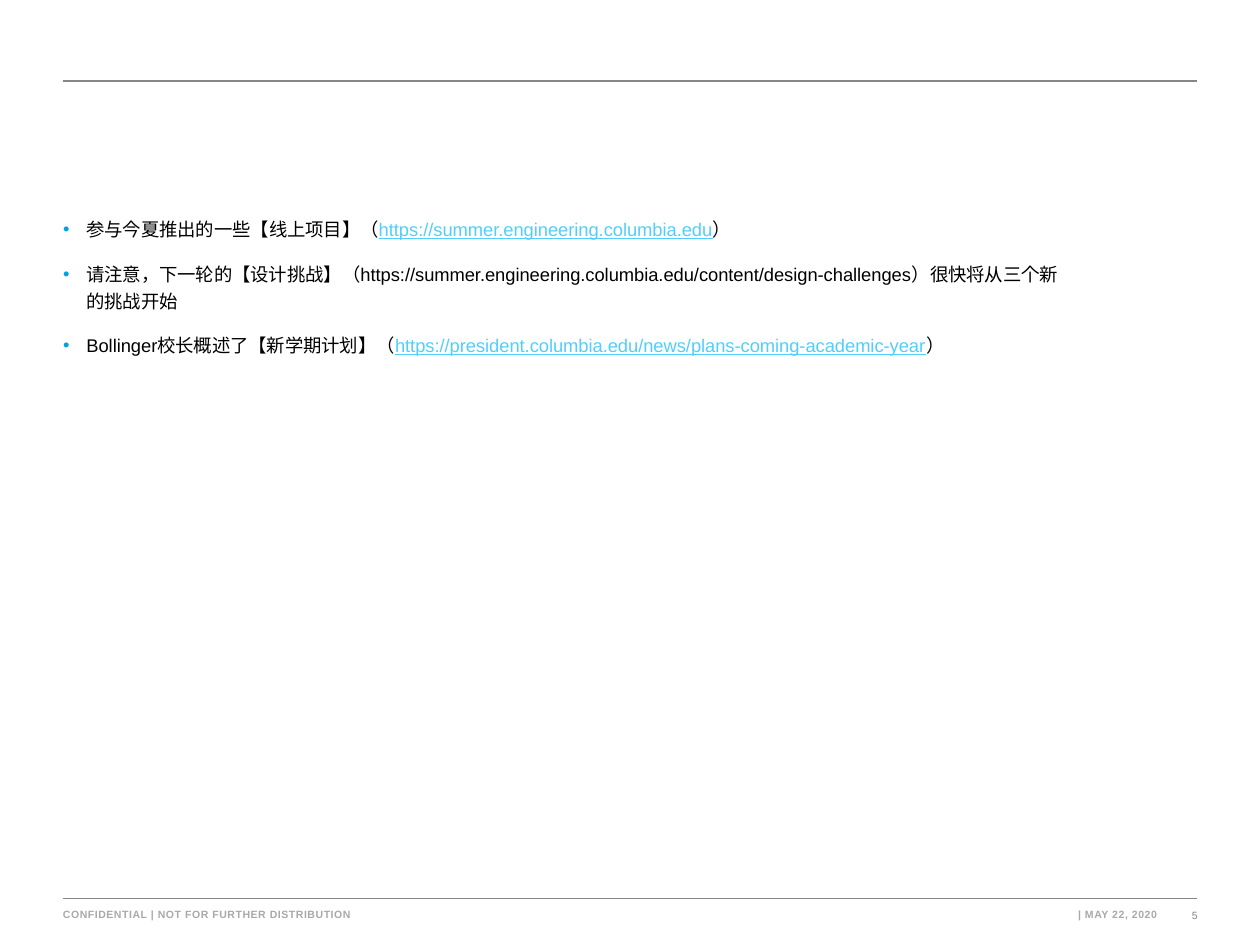
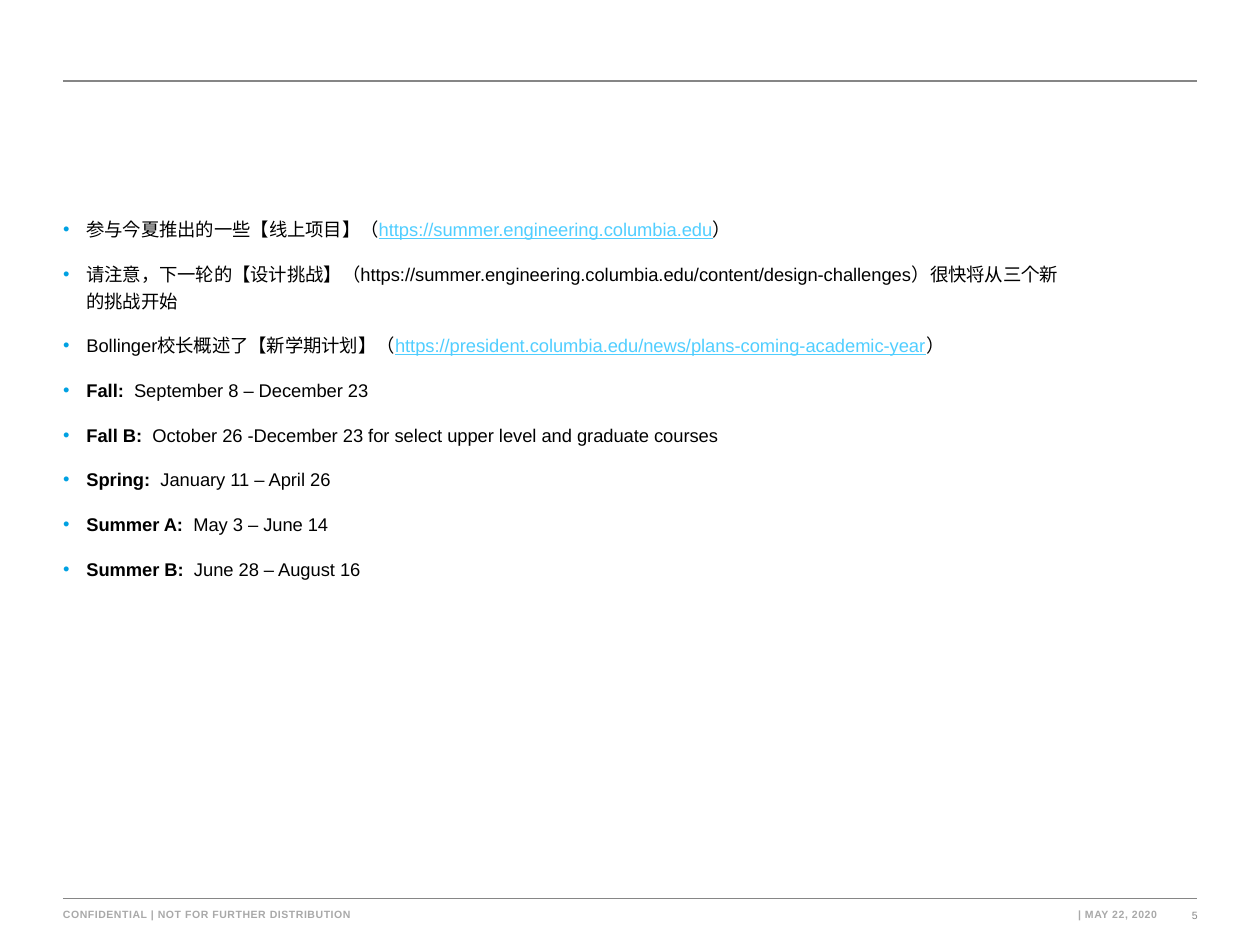
Before and after one commit to type-null/earthInsights, a slide deck: slide 5 of logCenter/mails.pptx. Drawn at 1260x945 pixels with LibreOffice and Linux fonts; fonts in the diff are those of the drawing; background and template pictures are left out. Boxes give left, top, right and bottom in pixels: in the first picture for what was removed or moved away, otherwise in the second. Text is boxed around its words. In the diff, an @@ line names an element or a change of style, - is before the commit and + after.

Commit message:
finish push

```diff
--- a/logCenter/mails.pptx
+++ b/logCenter/mails.pptx
@@ text at (86, 383, 718, 580): paragraphs added @@
+• Fall: September 8 – December 23
+• Fall B: October 26 -December 23 for select upper level and graduate courses
+• Spring: January 11 – April 26
+• Summer A: May 3 – June 14
+• Summer B: June 28 – August 16
```
Also in this commit, not shown: 3 other slides changed, 2 slides added.
